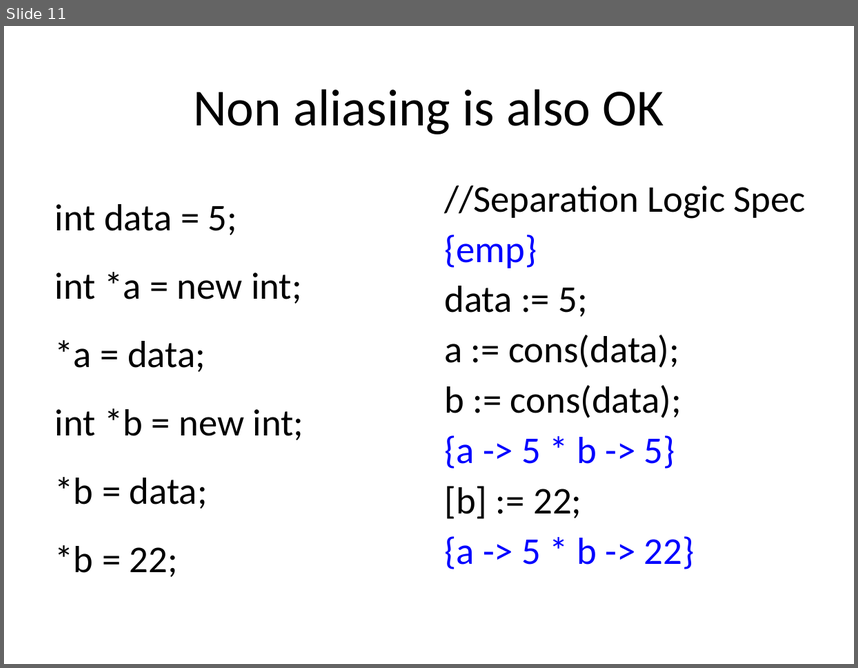
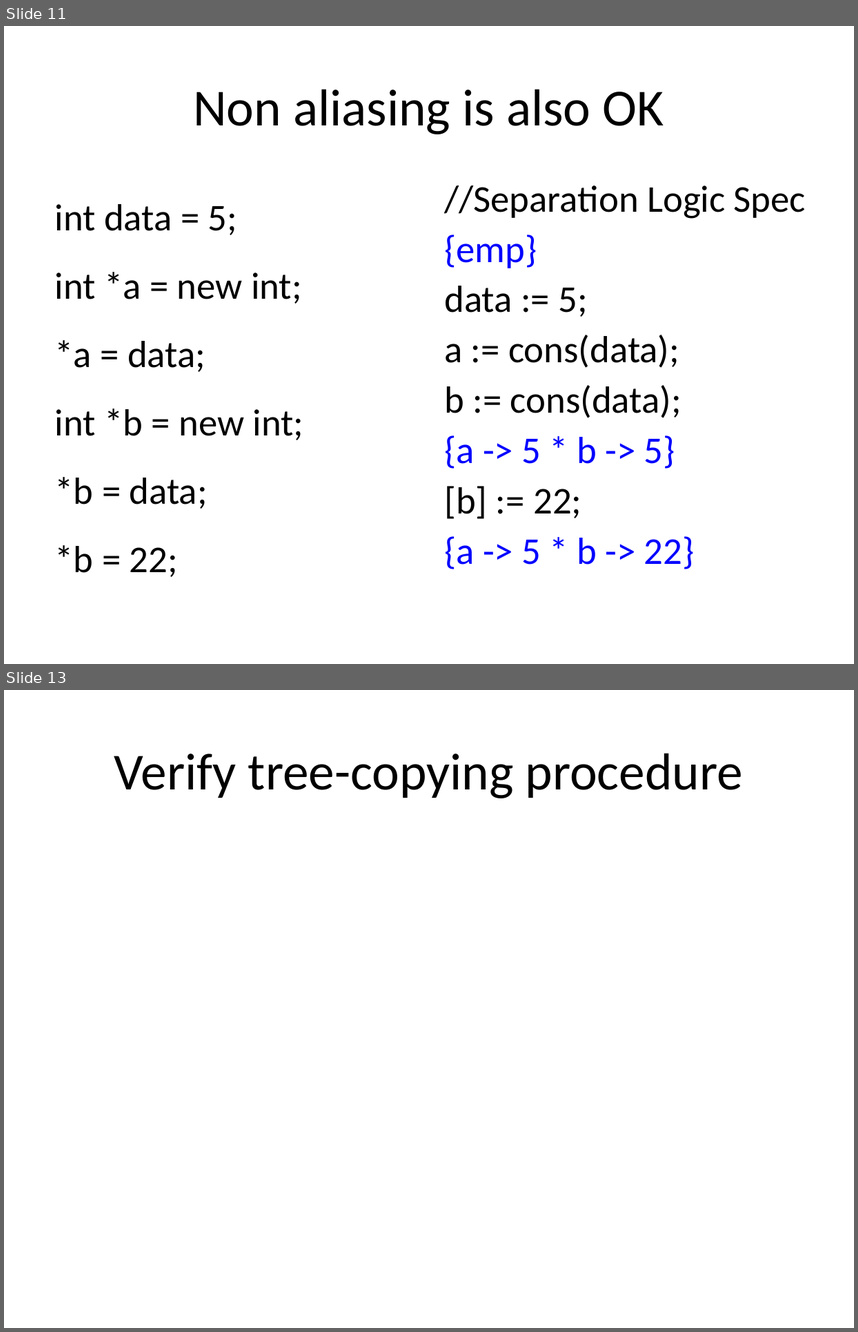
Before and after one commit to xiaohe27/Papers4Courses, a slide deck: FM/presentations/Overview of Separation Logic.ppt. Shown one above the other, each under a label of ours: slide 11 before the commit, slides 11 and 13 after it; the slides between them are not shown. The pictures are 858x668 and 858x1332 pixels, drawn with LibreOffice and Linux fonts; fonts in the diff are those of the drawing. Boxes give left, top, right and bottom in pixels: in the first picture for what was removed or moved away, otherwise in the second. Text is boxed around its words. In the diff, an @@ line names an element or a change of style, - is before the commit and + after.

```diff
--- a/FM/presentations/Overview of Separation Logic.ppt
+++ b/FM/presentations/Overview of Separation Logic.ppt
@@ slide 13 added at (4,690,854,1328), background #FFFFFF @@
@@ title added at (114,753,743,798), 44 pt, text #000000 @@
+Verify tree-copying procedure
```
Also in this commit, not shown: 2 other slides added.
